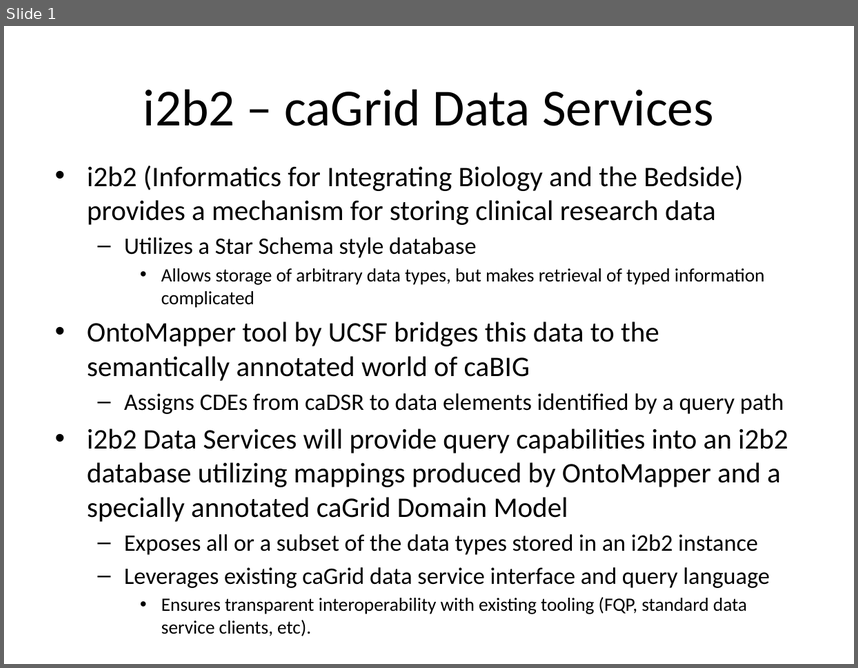
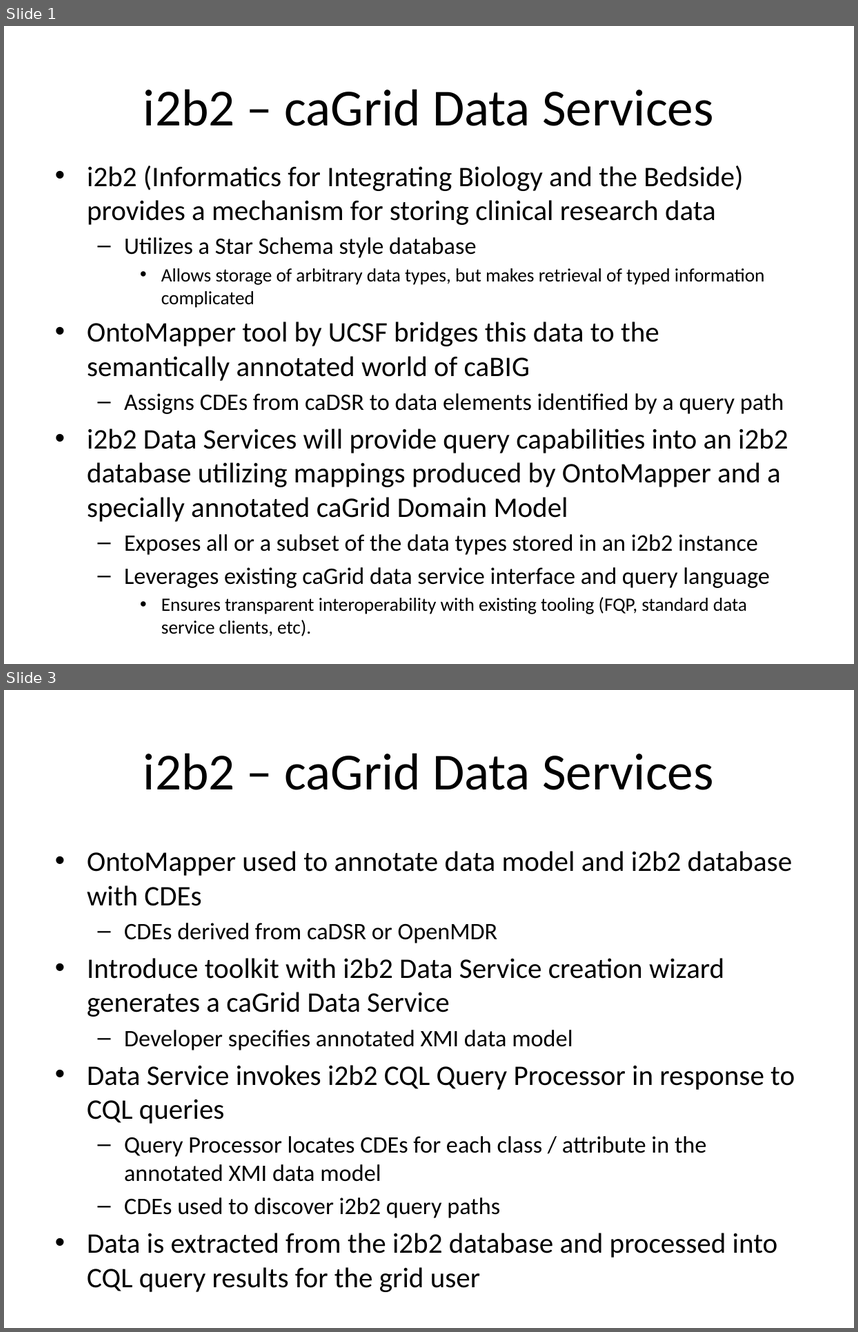
Before and after one commit to NCIP/cagrid-grid-incubation, a slide deck: grid-incubation/incubator/projects/i2b2DataServiceStyle/slides/i2b2 – caGrid Data Services.pptx. Shown one above the other, each under a label of ours: slide 1 before the commit, slides 1 and 3 after it; the slides between them are not shown. The pictures are 858x668 and 858x1332 pixels, drawn with LibreOffice and Linux fonts; fonts in the diff are those of the drawing. Boxes give left, top, right and bottom in pixels: in the first picture for what was removed or moved away, otherwise in the second. Text is boxed around its words. In the diff, an @@ line names an element or a change of style, - is before the commit and + after.

Commit message:
updated slides w/ process diagram

```diff
--- a/grid-incubation/incubator/projects/i2b2DataServiceStyle/slides/i2b2 – caGrid Data Services.pptx
+++ b/grid-incubation/incubator/projects/i2b2DataServiceStyle/slides/i2b2 – caGrid Data Services.pptx
@@ slide 3 added at [4,690,854,1328], background #FFFFFF @@
@@ title added at [143,753,714,790], 44 pt, text #000000 @@
+i2b2 – caGrid Data Services
@@ text added at [87,851,795,1292], 24 pt, text #000000 @@
+• OntoMapper used to annotate data model and i2b2 database with CDEs
+  – CDEs derived from caDSR or OpenMDR
+• Introduce toolkit with i2b2 Data Service creation wizard generates a caGrid Data Service
+  – Developer specifies annotated XMI data model
+• Data Service invokes i2b2 CQL Query Processor in response to CQL queries
+  – Query Processor locates CDEs for each class / attribute in the annotated XMI data model
+  – CDEs used to discover i2b2 query paths
+• Data is extracted from the i2b2 database and processed into CQL query results for the grid user
```
Also in this commit, not shown: 1 other slide added, 1 other file.
